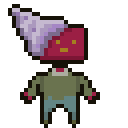
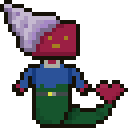
Revision of a layered 128×128 image; what changed, layer by layer:
added layer "Layer 3" above "Layer 2" over [32, 84, 72, 128]
added layer "Layer 2" above "Layer 1" over [44, 80, 128, 128]
painted on "Layer 1" over [0, 0, 100, 128]
